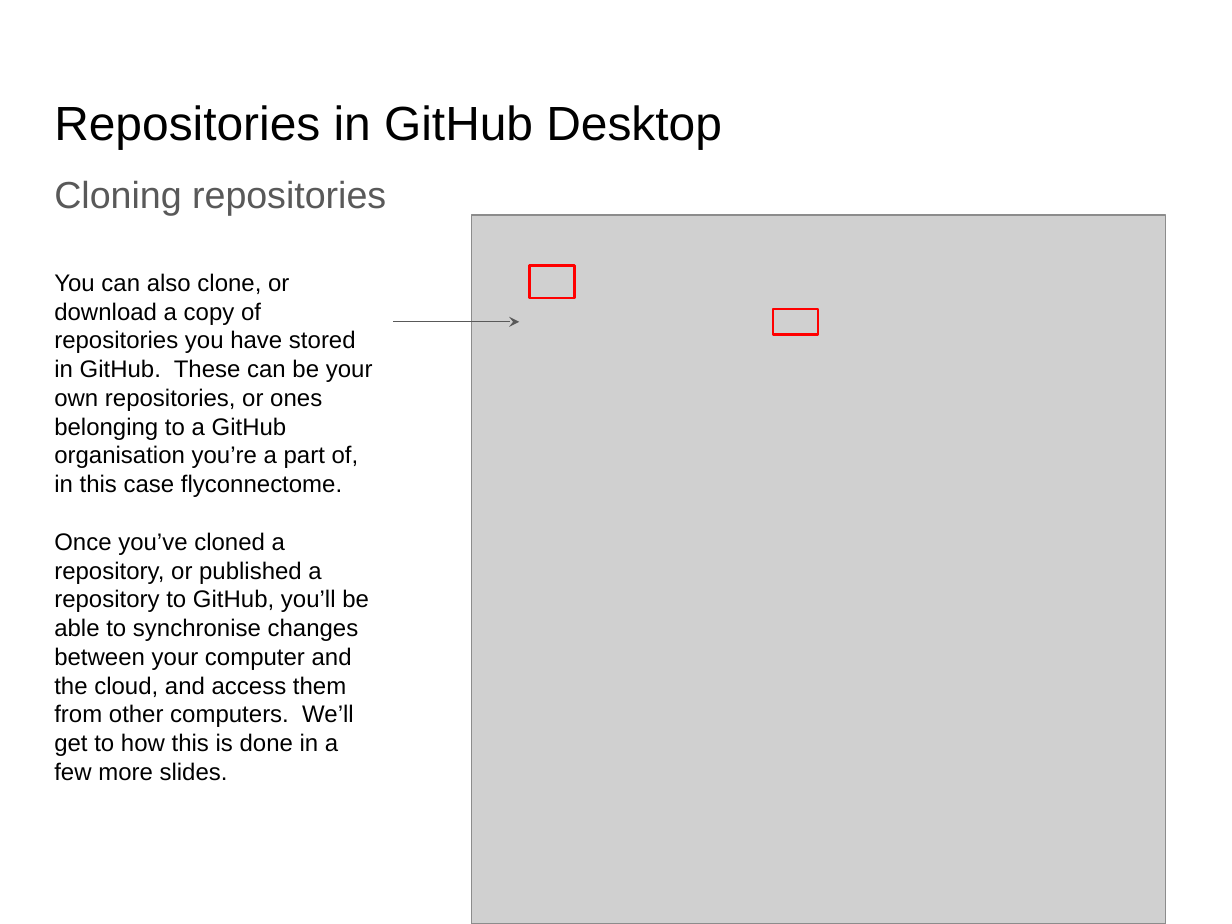
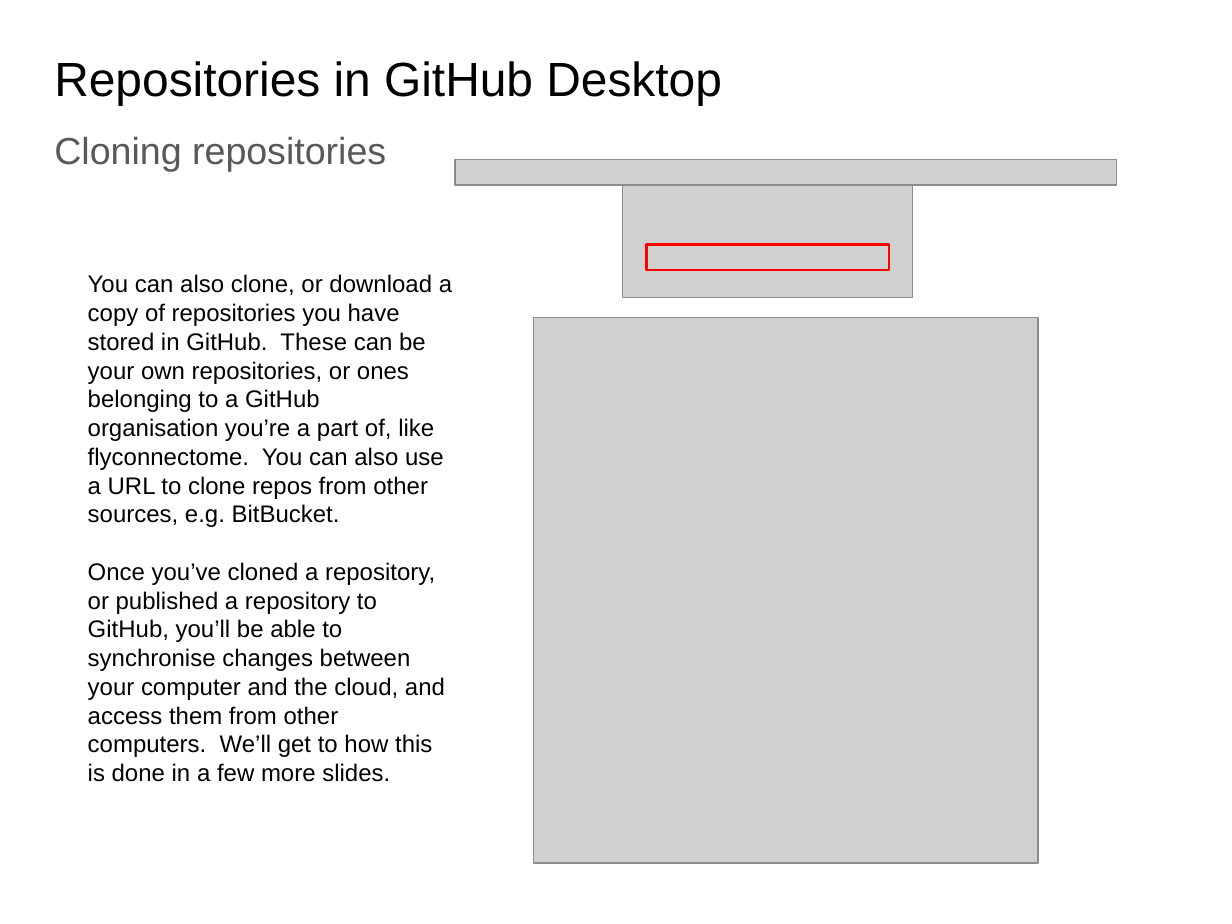
Before and after one commit to flyconnectome/coding-club, a slide deck: slide 12 of Git and GitHub.pptx. Drawn at 1232x924 pixels with LibreOffice and Linux fonts; fonts in the diff are those of the drawing; grey boxes stand for pictures. Boxes give left, top, right and bottom in pixels: in the first picture for what was removed or moved away, otherwise in the second. Text is boxed around its words. In the diff, an @@ line names an element or a change of style, - is before the commit and + after.

```diff
--- a/Git and GitHub.pptx
+++ b/Git and GitHub.pptx
@@ title "Repositories in GitHub Desktop": place and size @@
-title "Repositories in GitHub Desktop" at (54,105,722,149)
+title "Repositories in GitHub Desktop" at (54,61,722,105)
@@ text "Cloning repositories": place and size @@
-text "Cloning repositories" at (54,180,386,215)
+text "Cloning repositories" at (54,136,386,172)
@@ picture added at (455,159,1116,185) @@
@@ picture added at (622,185,912,297) @@
@@ text "You can also clone, or ...": place and size @@
-text "You can also clone, or ..." at (54,273,373,781)
+text "You can also clone, or ..." at (88,274,452,782)
@@ rectangle removed at (530,266,574,298) @@
@@ rectangle: place and size @@
-rectangle at (774,309,818,334)
+rectangle at (647,244,890,270)
@@ text at (88,274,452,527): text changed @@
-You can also clone, or download a copy of repositories you have stored in GitHub. These can be your own repositories, or ones belonging to a GitHub organisation you’re a part of, in this case flyconnectome.
+You can also clone, or download a copy of repositories you have stored in GitHub. These can be your own repositories, or ones belonging to a GitHub organisation you’re a part of, like flyconnectome. You can also use a URL to clone repos from other sources, e.g. BitBucket.
@@ arrow removed from (393, 322) to (519, 322) @@
@@ picture: place and size @@
-picture at (472,214,1165,924)
+picture at (533,318,1037,864)
```
Also in this commit, not shown: 8 other slides changed, 6 slides added, 4 slides removed.
